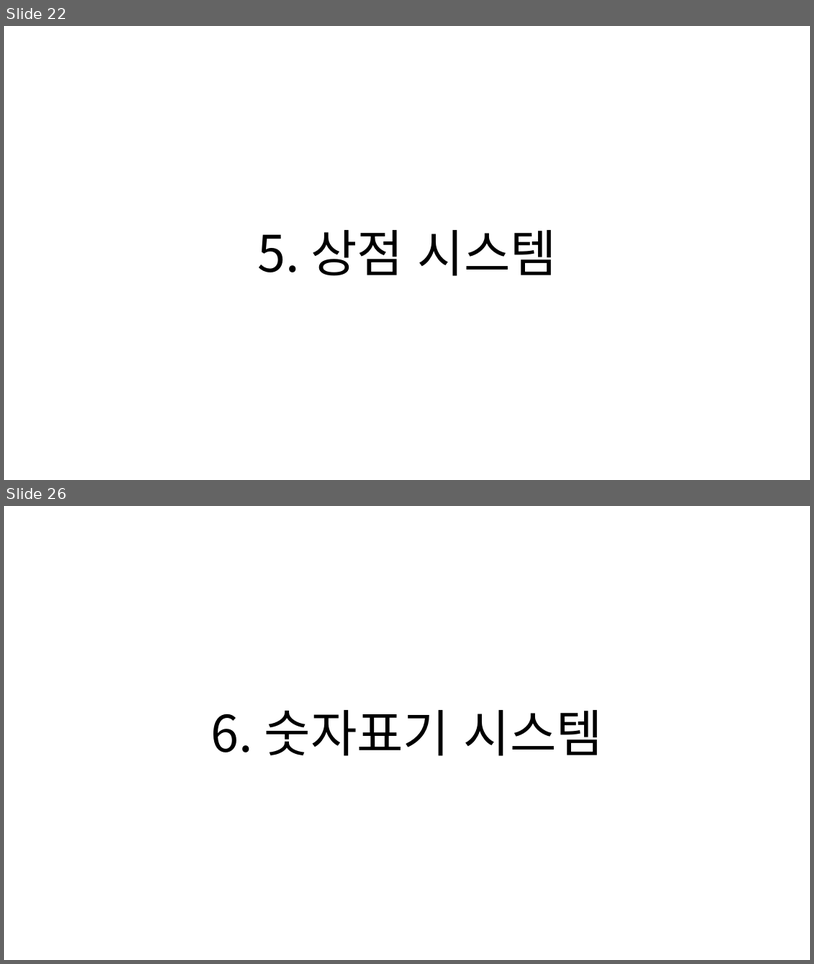
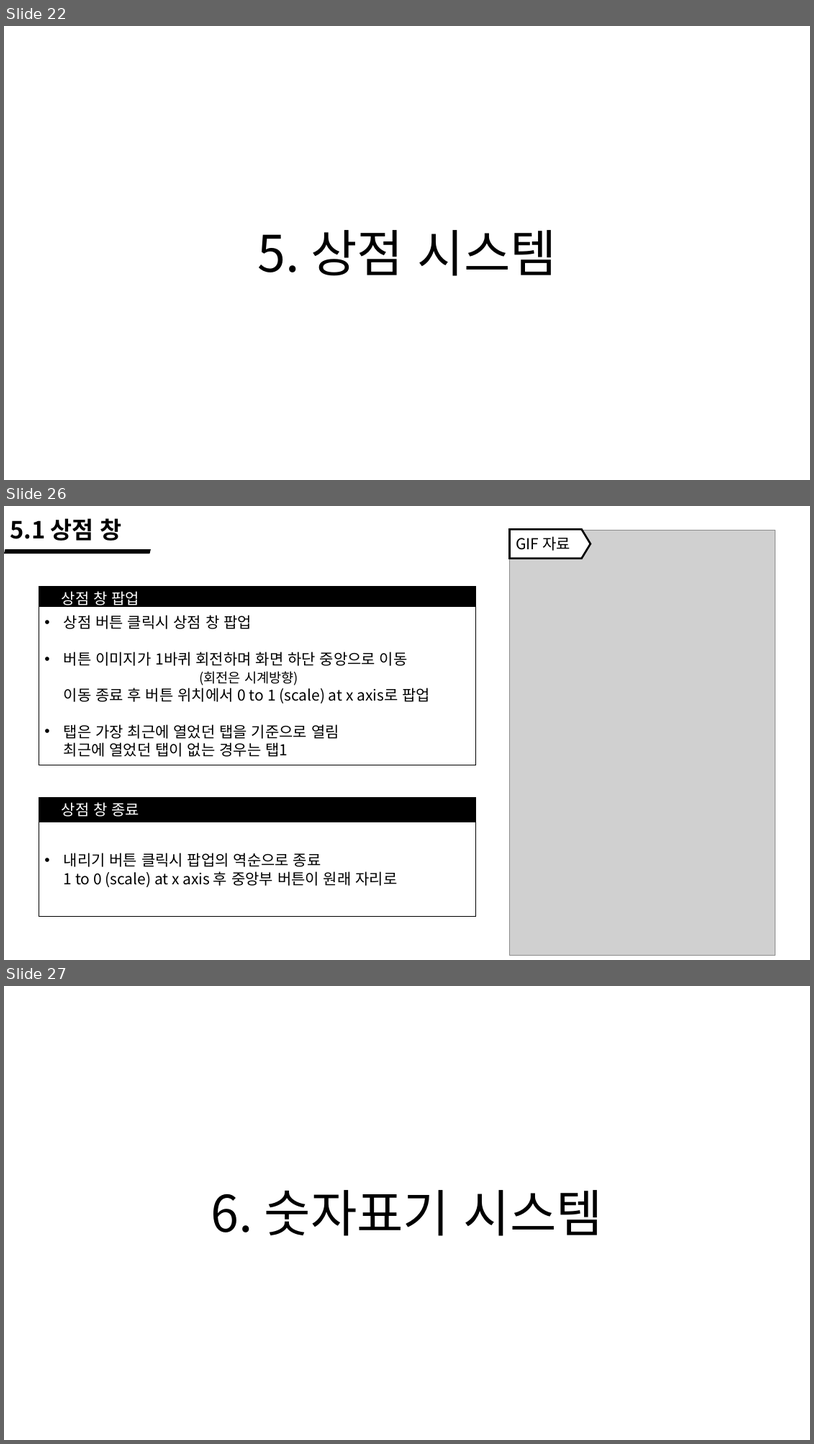
Before and after one commit to wlrud753/CarryCarrot, a slide deck: 기획서/당근키우기 시스템.pptx. Shown one above the other, each under a label of ours: slides 22 and 26 before the commit, slides 22, 26 and 27 after it; the slides between them are not shown. The pictures are 814x964 and 814x1444 pixels, drawn with LibreOffice and Linux fonts; fonts in the diff are those of the drawing; grey boxes stand for pictures. Boxes give left, top, right and bottom in pixels: in the first picture for what was removed or moved away, otherwise in the second. Text is boxed around its words. In the diff, an @@ line names an element or a change of style, - is before the commit and + after.

```diff
--- a/기획서/당근키우기 시스템.pptx
+++ b/기획서/당근키우기 시스템.pptx
@@ slide 26 added at (4,506,810,960), background #FFFFFF @@
@@ text added at (10,518,122,541), 28 pt, text #000000, bold @@
+5.1 상점 창
@@ picture added at (509,530,776,955) @@
@@ pentagon arrow added at (509,530,591,559), fill #FFFFFF, outline #000000 2.25 pt @@
@@ text added at (516,536,571,551), 18 pt, text #000000 @@
+GIF 자료
@@ parallelogram added at (4,549,151,554), fill #000000 @@
@@ rectangle added at (39,587,476,765), fill #000000, outline #000000 1 pt @@
@@ text added at (62,591,139,608), 18 pt, text #FFFFFF @@
+상점 창 팝업
@@ rectangle added at (39,607,476,765), fill #FFFFFF, outline #000000 1 pt, 18 pt, text #000000 @@
+• 상점 버튼 클릭시 상점 창 팝업
+• 버튼 이미지가 1바퀴 회전하며 화면 하단 중앙으로 이동
+  (회전은 시계방향)
+  이동 종료 후 버튼 위치에서 0 to 1 (scale) at x axis로 팝업
+• 탭은 가장 최근에 열었던 탭을 기준으로 열림
+  최근에 열었던 탭이 없는 경우는 탭1
@@ rectangle added at (39,798,476,916), fill #000000, outline #000000 1 pt @@
@@ text added at (62,802,139,816), 18 pt, text #FFFFFF @@
+상점 창 종료
@@ rectangle added at (39,822,476,916), fill #FFFFFF, outline #000000 1 pt, 18 pt, text #000000 @@
+• 내리기 버튼 클릭시 팝업의 역순으로 종료
+  1 to 0 (scale) at x axis 후 중앙부 버튼이 원래 자리로
@@ what was slide 26 is now slide 27 @@
```
Also in this commit, not shown: 6 slides changed.
